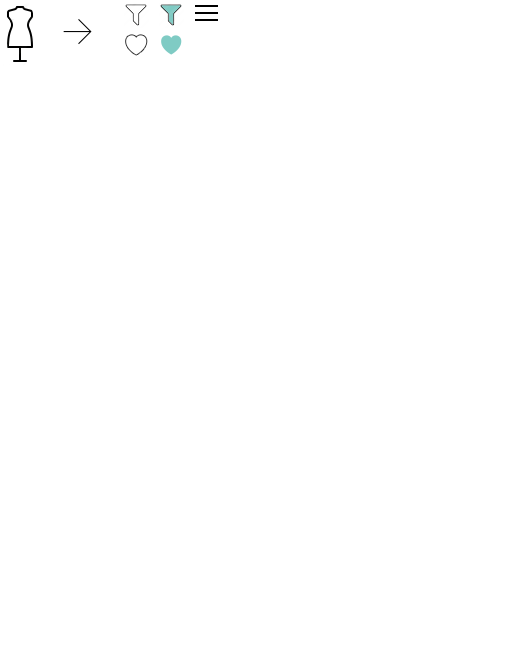
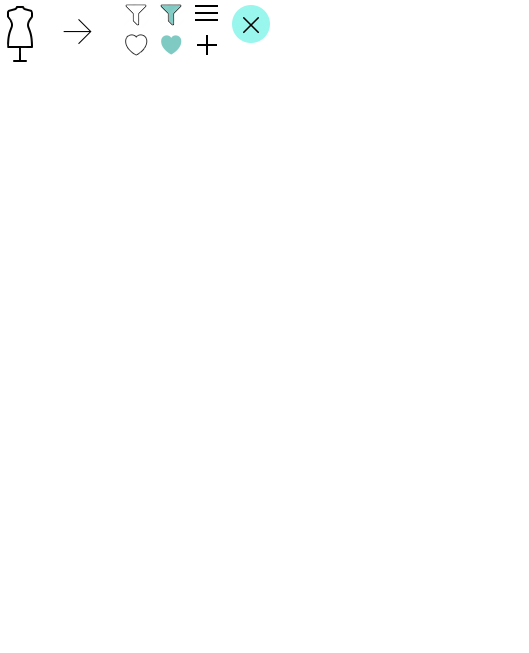
Comparing the layer stacks of the two (529, 653) images. Changes:
added layer "Forma 7 copiar" above "Camada 5" over (197, 35, 217, 55)
added layer "Camada 5" above "1468476811_heart-01" over (232, 5, 270, 43)
